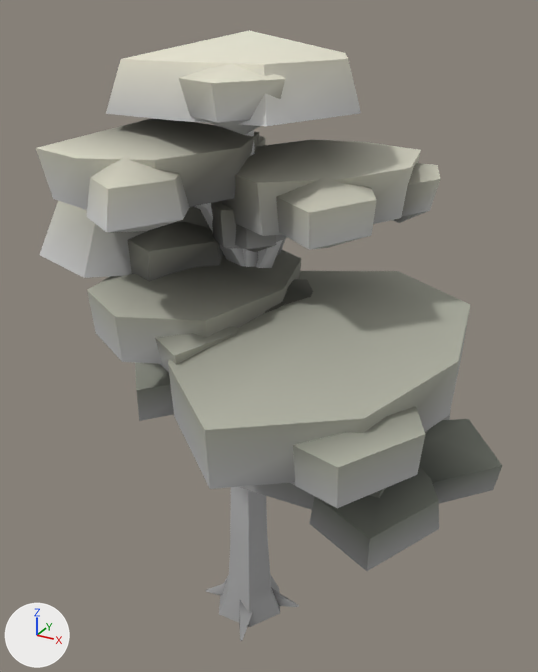
One commit to the glTF model assets/models/fiordland/plants/beech_c.glb: the scene before it, then after it.
One viewpoint serves both versions: a 50 mm camera at (7.98, -13.43, 14.69) aimed at (0.53, 0.11, 7.92). The axes (+X, +Y, +Z) are drawn at lower left. The lights are the same throughout. The first picture is the older version. Vertices at exactly the same position are counted once.

Objects in the first picture: 'Crown.002', 'Trunk.002'.
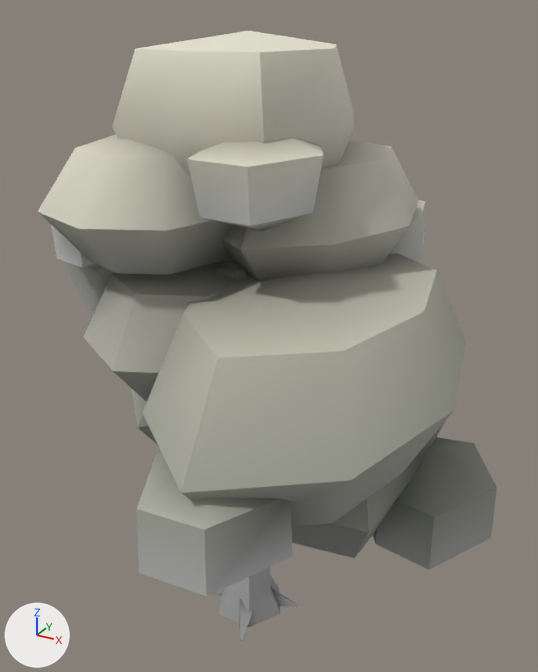
Location of each change, [x1, y1, x2, y2] in pixels of the pictures (538 x 672 px; the box of a moved part takes in the faces that stretch with it):
'Crown.002', reshaped: before [36, 30, 502, 571]; after [38, 31, 497, 596]
'Trunk.002', reshaped: before [194, 130, 299, 641]; after [213, 567, 299, 641]
part 1 of me_crown_002, rebuilt: before [106, 30, 361, 126]; after [112, 31, 354, 176]
part 2 of me_crown_002, rebuilt: before [135, 363, 174, 421]; after [131, 388, 158, 445]
part 3 of me_crown_002, rebuilt: before [40, 201, 286, 278]; after [64, 261, 115, 312]
part 4 of me_crown_002, rebuilt: before [36, 118, 259, 210]; after [38, 135, 233, 275]
part 5 of me_crown_002, rebuilt (mostly hidden before): before [239, 409, 451, 510]; after [292, 423, 444, 558]
part 6 of me_crown_002, rebuilt: before [87, 250, 301, 364]; after [84, 262, 237, 402]
part 7 of me_crown_002, rebuilt: before [222, 140, 421, 236]; after [222, 140, 419, 281]
part 8 of me_crown_002, rebuilt (7% wider, 25% taller): before [168, 271, 470, 489]; after [142, 253, 466, 526]
part 9 of me_crown_002, rebuilt (mostly hidden afterwards): before [211, 201, 287, 249]; after [218, 257, 233, 264]
part 10 of me_crown_002, deleted: before [87, 64, 440, 571]
part 11 of me_crown_002, built on (mostly hidden before): before [127, 222, 502, 504]; after [51, 138, 497, 596]
part 12 of me_trunk_002, moved or reshaped: before [224, 130, 270, 590]; after [224, 576, 250, 590]
part 13 of me_trunk_002, moved or reshaped (not visible afterwards): before [194, 203, 283, 268]

Edits to the bpy script that builds the scene:
```text
Change me_crown_002:
    used by ob_crown_002; location = (0.0, 0.0, 0.0)
    remove me_crown_002.from_pydata(...)  # 378 vertices, 648 faces; spans x -5.2..5.81, y -5.23..4.95, z 4.59..14.3
    add me_crown_002.from_pydata(...)  # 360 vertices, 648 faces; spans x -5.27..5.75, y -5.79..4.39, z 2.98..14.3
    me_crown_002 part 1: the loose piece of 18 vertices spanning x -2.13..2.55, y -2.5..3.28, z 12.58..14.3 is rebuilt with 26 vertices and now spans x -2.07..2.42, y -2.56..3.19, z 10.97..14.3
    me_crown_002 part 2: the loose piece of 18 vertices spanning x -3.67..-0.02, y -1.8..3.71, z 5.71..7.15 is rebuilt with 26 vertices and now spans x -3.67..0.38, y -2.1..3.99, z 4.44..7.62
    me_crown_002 part 3: the loose piece of 18 vertices spanning x -5.2..0.27, y -2.31..4.46, z 9.08..11.3 is rebuilt with 26 vertices and now spans x -4.69..0.28, y -2.16..4.22, z 7.7..11.44
    me_crown_002 part 4: the loose piece of 18 vertices spanning x -2.88..0.7, y -3.58..0.77, z 10.88..12.77 is rebuilt with 26 vertices and now spans x -2.96..1.02, y -3.86..1.19, z 9.6..12.7
    me_crown_002 part 5: the loose piece of 18 vertices spanning x -0.31..4.03, y -1.77..3.54, z 4.59..6.39 is rebuilt with 26 vertices and now spans x -0.79..4.09, y -2.23..3.96, z 3.1..7.26
    me_crown_002 part 6: the loose piece of 18 vertices spanning x -2.51..1.28, y -3.48..2.2, z 7.96..9.84 is rebuilt with 26 vertices and now spans x -2.66..1.56, y -3.76..2.54, z 6.73..10.06
    me_crown_002 part 7: the loose piece of 18 vertices spanning x -0.93..3.28, y -1.73..3.43, z 10.34..12.23 is rebuilt with 26 vertices and now spans x -1.25..3.34, y -2.1..3.74, z 8.92..12.28
    me_crown_002 part 8: the loose piece of 18 vertices spanning x -0.73..5.07, y -5.23..3.4, z 7.15..9.31 is rebuilt with 26 vertices and now spans x -1.22..5.09, y -5.57..3.82, z 5.52..9.99
    me_crown_002 part 9: the loose piece of 18 vertices spanning x -0.73..0.96, y -1.15..1.4, z 9.94..11.31 is rebuilt with 26 vertices and now spans x -0.83..1.04, y -1.29..1.53, z 9.3..10.76
    me_crown_002 part 10: 15 loose pieces with 180 vertices, spanning x -2.69..5.16, y -4.61..4.95, z 4.7..13.91, are deleted
    me_crown_002 part 11: 36 vertices removed from x -2.18..5.81, y -2.07..2.64, z 4.66..10.61; 126 vertices added at x -5.27..5.75, y -5.79..4.39, z 2.98..12.83
Change me_trunk_002:
    used by ob_trunk_002; location = (0.0, 0.0, 0.0)
    remove me_trunk_002.from_pydata(...)  # 189 vertices, 330 faces; spans x -2.59..2.37, y -1.34..1.51, z 0.0..12.79
    add me_trunk_002.from_pydata(...)  # 189 vertices, 330 faces; spans x -2.32..2.12, y -1.31..1.44, z 0.0..12.08
    me_trunk_002 part 12: the loose piece of 36 vertices spanning x -0.93..0.93, y -0.81..0.81, z 0.03..12.79 is scaled about the mesh origin by (1, 1, 0.944)
    me_trunk_002 part 13: 105 of 189 vertices moved; they spanned x -2.59..2.37, y -1.34..1.51, z 3.58..11.53 and now span x -2.32..2.12, y -1.28..1.44, z 3.38..10.9; mean shift (0.0, 0.0, -0.44); largest move (-1.19, -1.3, 11.52) -> (-1.05, -1.24, 10.88)
```
